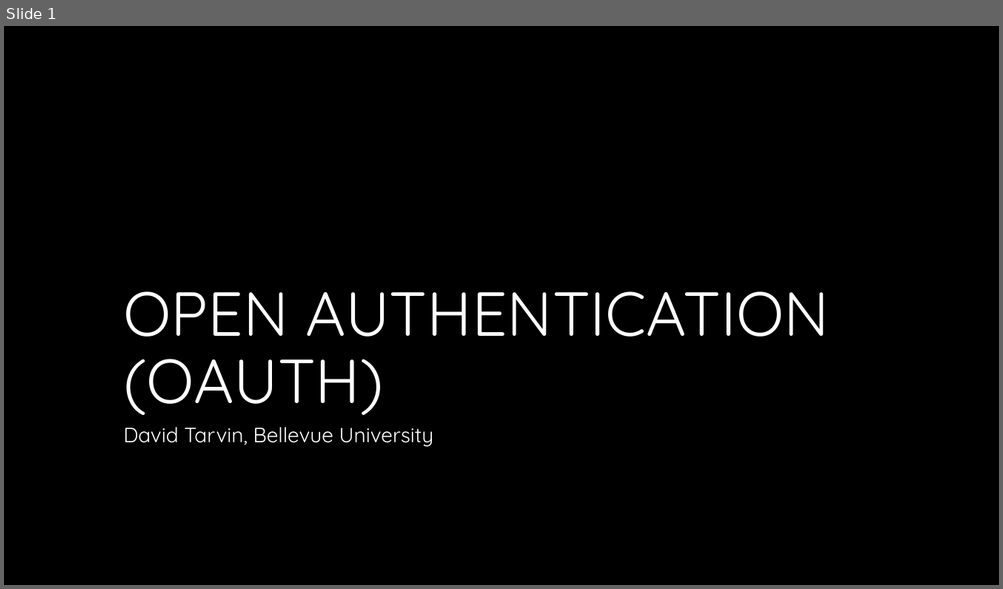
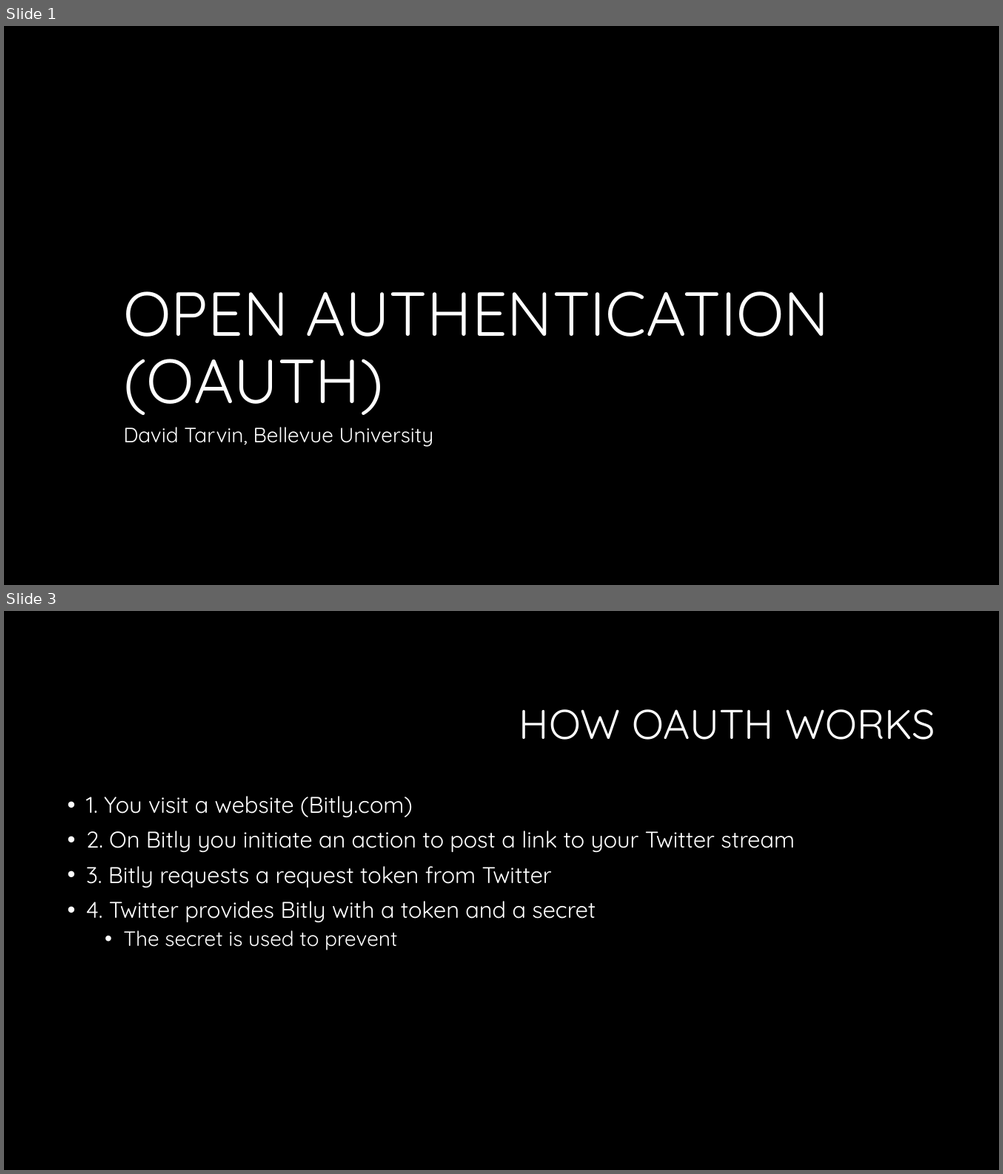
Before and after one commit to dtarvin/web-420, a slide deck: week-9/tarvin-presentation-9.1.pptx. Shown one above the other, each under a label of ours: slide 1 before the commit, slides 1 and 3 after it; the slides between them are not shown. The pictures are 1003x589 and 1003x1174 pixels, drawn with LibreOffice and Linux fonts; fonts in the diff are those of the drawing; background and template pictures are left out. Boxes give left, top, right and bottom in pixels: in the first picture for what was removed or moved away, otherwise in the second. Text is boxed around its words. In the diff, an @@ line names an element or a change of style, - is before the commit and + after.

```diff
--- a/week-9/tarvin-presentation-9.1.pptx
+++ b/week-9/tarvin-presentation-9.1.pptx
@@ slide 3 added at (x1=4, y1=611, x2=999, y2=1170), background #000000 @@
@@ title added at (x1=519, y1=709, x2=935, y2=740), 40 pt, text #FFFFFF @@
+HOW OAUTH WORKS
@@ text added at (x1=86, y1=796, x2=794, y2=951), 22 pt, text #FFFFFF @@
+• 1. You visit a website (Bitly.com)
+• 2. On Bitly you initiate an action to post a link to your Twitter stream
+• 3. Bitly requests a request token from Twitter
+• 4. Twitter provides Bitly with a token and a secret
+  • The secret is used to prevent
```
Also in this commit, not shown: 6 slides changed, 1 other slide added, 1 slide removed, 18 other files.
